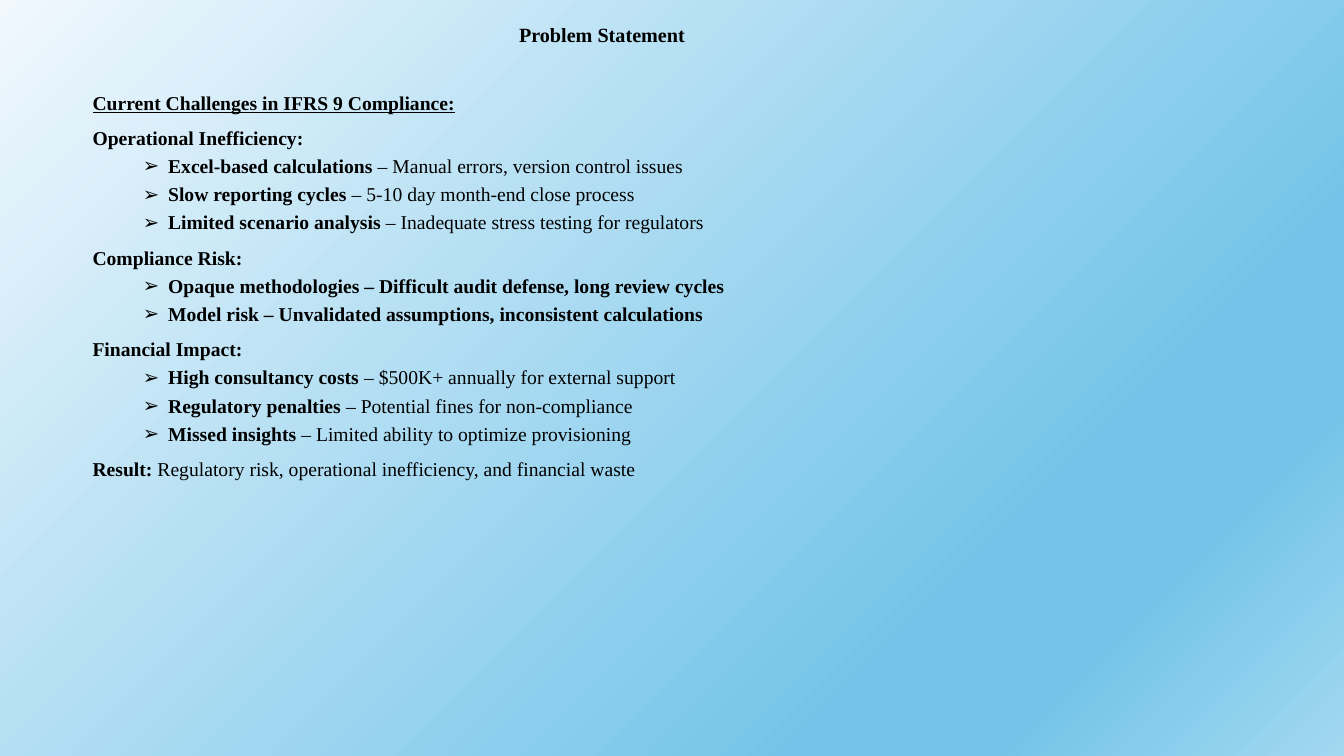
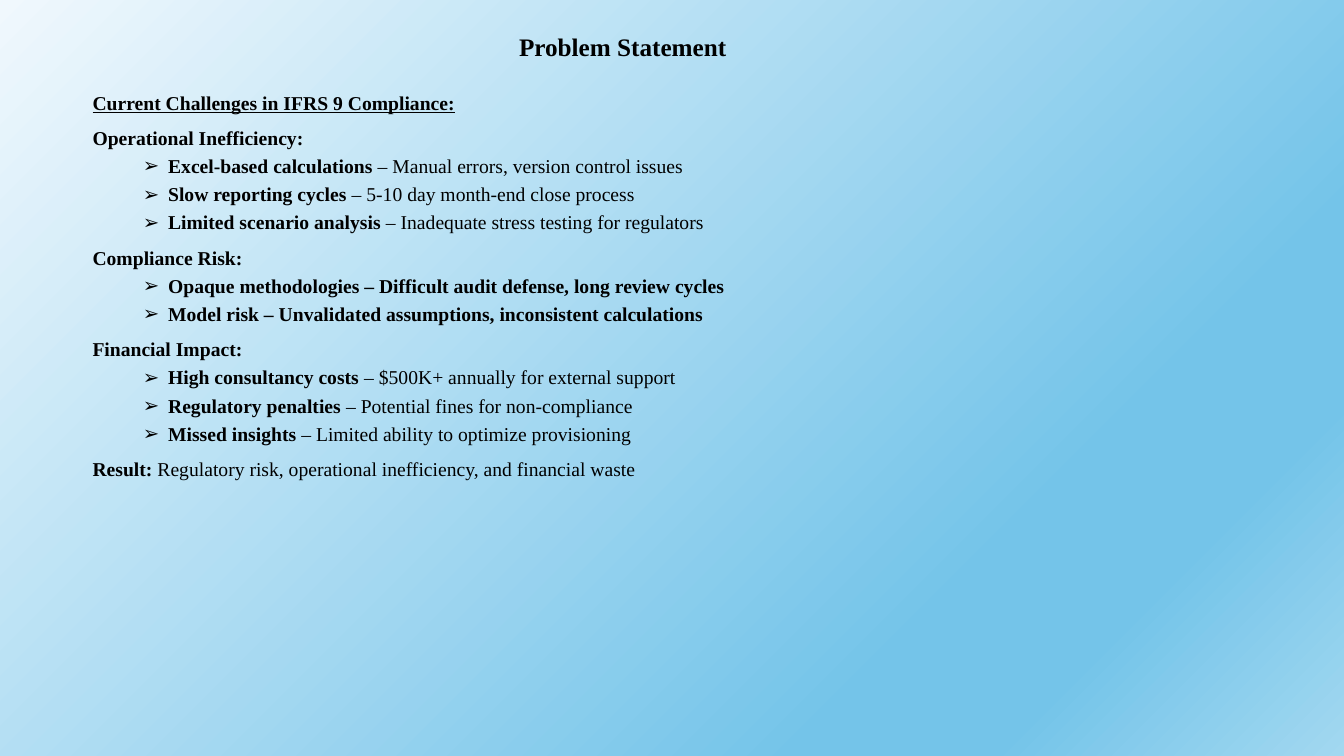
Before and after one commit to sampathkore4444/IFRS9-Engine, a slide deck: slide 3 of IFRS Engine.pptx. Drawn at 1344x756 pixels with LibreOffice and Linux fonts; fonts in the diff are those of the drawing. Boxes give left, top, right and bottom in pixels: in the first picture for what was removed or moved away, otherwise in the second. Text is boxed around its words. In the diff, an @@ line names an element or a change of style, - is before the commit and + after.

```diff
--- a/IFRS Engine.pptx
+++ b/IFRS Engine.pptx
@@ title "Problem Statement" at <box>519,38,726,57</box>: size 14.4 to 18 pt @@
```
Also in this commit, not shown: 9 other slides changed, 1 other file.
